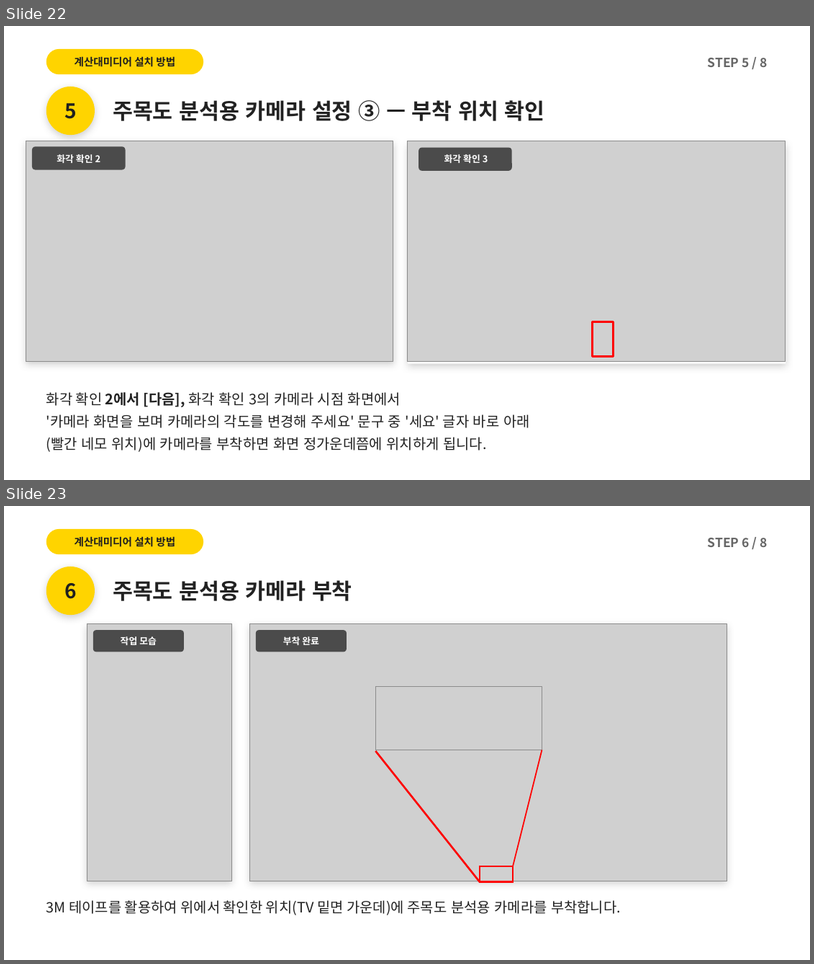
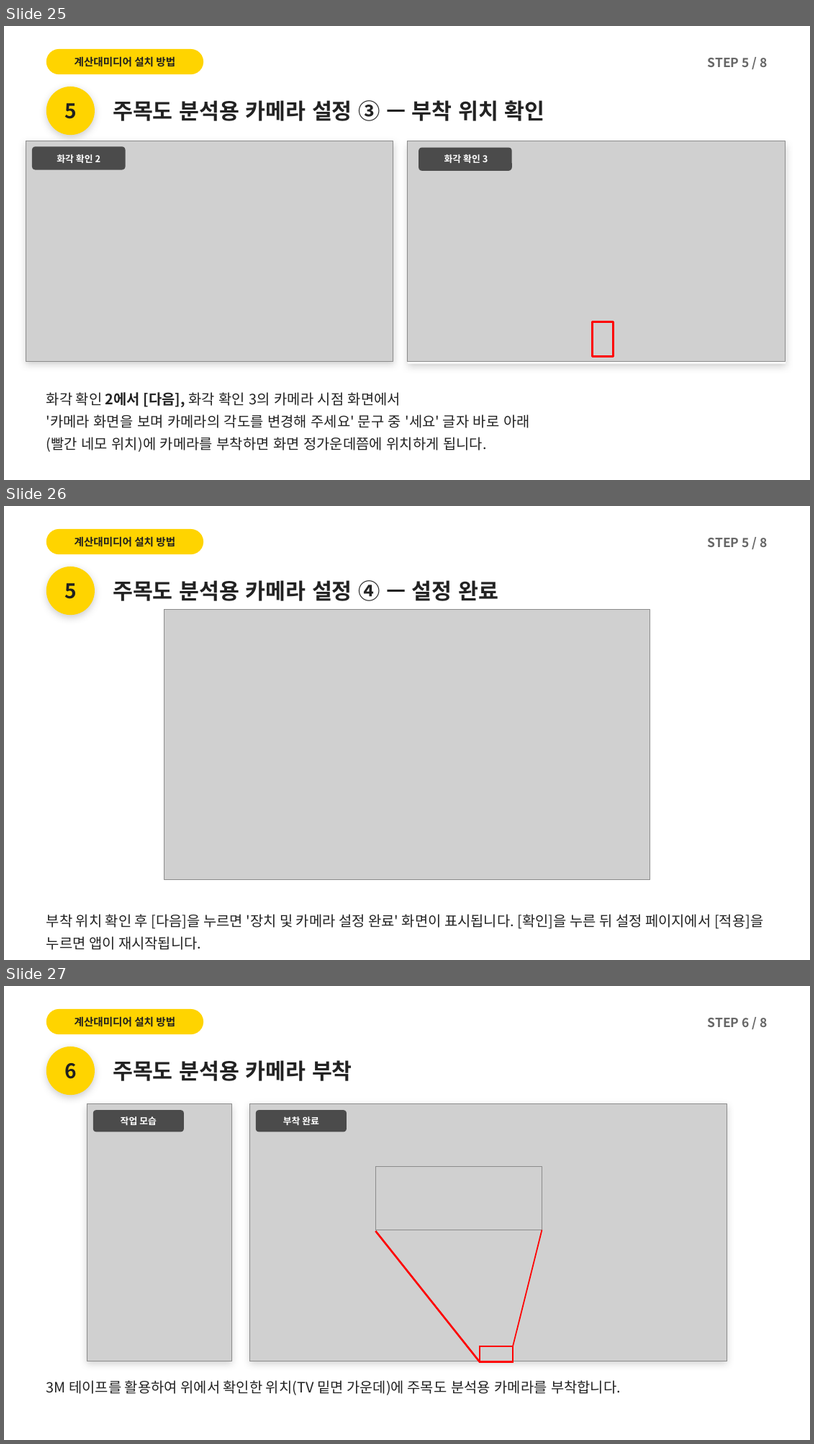
Before and after one commit to alsdn2947/ars, a slide deck: 이마트_AI카메라_설치매뉴얼.pptx. Shown one above the other, each under a label of ours: slides 22 and 23 before the commit, slides 25, 26 and 27 after it. The pictures are 814x964 and 814x1444 pixels, drawn with LibreOffice and Linux fonts; fonts in the diff are those of the drawing; grey boxes stand for pictures. Boxes give left, top, right and bottom in pixels: in the first picture for what was removed or moved away, otherwise in the second. Text is boxed around its words. In the diff, an @@ line names an element or a change of style, - is before the commit and + after.

```diff
--- a/이마트_AI카메라_설치매뉴얼.pptx
+++ b/이마트_AI카메라_설치매뉴얼.pptx
@@ slide 26 added at [4,506,810,960], background #FFFFFF @@
@@ rounded rectangle added at [46,529,203,554], fill #FFD400 @@
@@ text added at [75,536,175,547], 12.5 pt, text #1F1F1F, bold @@
+계산대미디어 설치 방법
@@ text added at [708,538,767,547], 15 pt, text #666666, bold @@
+STEP 5 / 8
@@ ellipse added at [46,566,95,615], fill #FFD400 @@
@@ text added at [64,583,77,599], 24 pt, text #1F1F1F, bold @@
+5
@@ text added at [113,580,499,601], 26 pt, text #222222, bold @@
+주목도 분석용 카메라 설정 ④ — 설정 완료
@@ picture added at [165,610,650,879] @@
@@ text added at [46,914,764,950], 17 pt, text #222222 @@
+부착 위치 확인 후 [다음]을 누르면 '장치 및 카메라 설정 완료' 화면이 표시됩니다. [확인]을 누른 뒤 설정 페이지에서 [적용]을 누르면 앱이 재시작됩니다.
@@ what was slide 22 is now slide 25 @@
@@ what was slide 23 is now slide 27 @@
```
Also in this commit, not shown: 2 slides changed, 3 other slides added, 1 other file.
